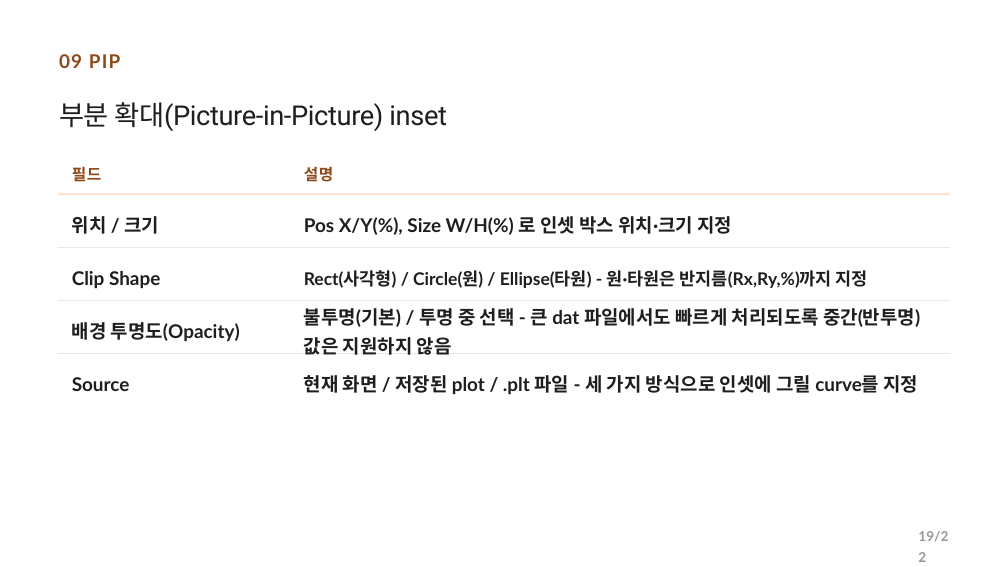
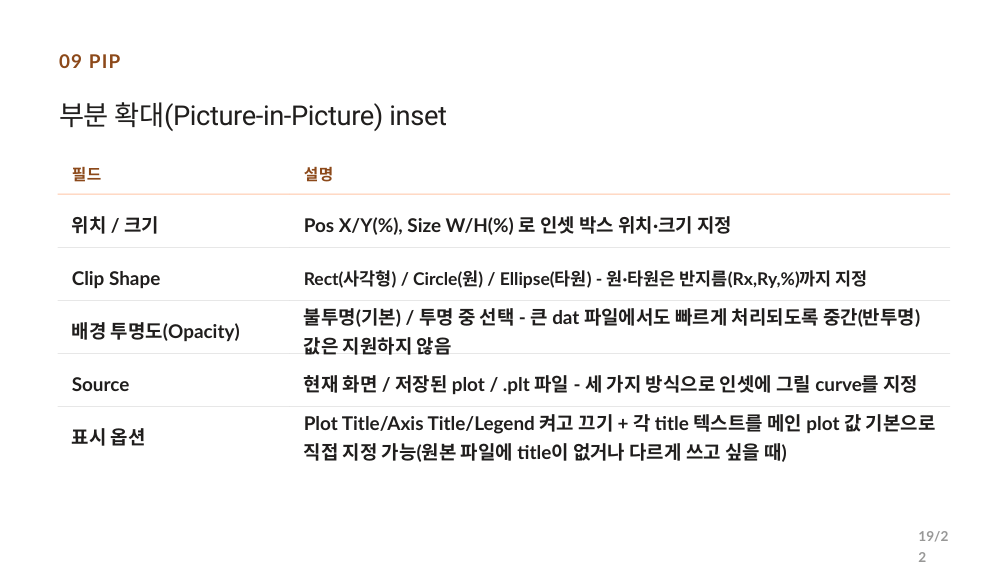
Before and after one commit to CWKIM113/CathPlot_Pub, a slide deck: slide 19 of CathPlot_발표.pptx. Drawn at 1008x567 pixels with LibreOffice and Linux fonts; fonts in the diff are those of the drawing. Boxes give left, top, right and bottom in pixels: in the first picture for what was removed or moved away, otherwise in the second. Text is boxed around its words. In the diff, an @@ line names an element or a change of style, - is before the commit and + after.

Commit message:
설명서/발표자료를 오늘 세션 PIP 수정사항 기준으로 갱신
사용자 요청: "마무리로 되면 설명서 및 발표자료에도 수정 사항 반영 바람"

CathPlot_사용설명서(V1.0).docx:
- 11.1절 "Font Scale" 설명의 기본값을 0.35 -> 0.6으로 갱신(6de2950에서
  기본값 자체가 되돌아간 것을 반영, 필요시 직접 입력 가능하다는 문구 유지)
- 11.1절에 "Plot Title/X/Y1/Y2 Title 텍스트" 항목 신규 추가(9fb4d4f 기능)
- 변경 이력에 오늘 세션 커밋 8건(d51bc0a~6f4e4a8) 요약 추가: tic 개수
  2~3개 자동 조정, font_scale 0.35->0.6 복귀, title/axis title/marker
  최소 크기 하한, title-축 간격 근본 원인 수정, legend 잘림 근본 원인
  수정, tic offset 누락 보정, Y2 title 간격 추가 보정, PIP 표시옵션
  title 텍스트 기능

CathPlot_발표.pptx (09 PIP 슬라이드, 19/22):
- 기존 필드/설명 표(위치·크기/Clip Shape/배경 투명도/Source)에 "표시
  옵션" 행 신규 추가 - Plot Title/Axis Title/Legend 켜고 끄기 + 각
  title 텍스트를 메인 plot 값 기본으로 직접 지정 가능하다는 새 기능을
  간단히 소개(기존 행과 동일한 서식/간격으로 도형 복제 후 위치·텍스트만
  교체)

두 파일 모두 별도 테스트 사본에 먼저 적용해 구조(문단/도형 순서·서식·
zip 무결성)를 검증한 뒤 실제 파일에 반영함.

```diff
--- a/CathPlot_발표.pptx
+++ b/CathPlot_발표.pptx
@@ rectangle added at (58, 406, 290, 407), fill #1F1F1F at 16% opacity @@
@@ rectangle added at (290, 406, 950, 407), fill #1F1F1F at 16% opacity @@
@@ text added at (304, 414, 936, 462), 27 pt, text #201E1D, bold @@
+Plot Title/Axis Title/Legend 켜고 끄기 + 각 title 텍스트를 메인 plot 값 기본으로 직접 지정 가능(원본 파일에 title이 없거나 다르게 쓰고 싶을 때)
@@ text added at (72, 428, 146, 446), 27 pt, text #201E1D, bold @@
+표시 옵션
```
Also in this commit, not shown: 1 other file.
